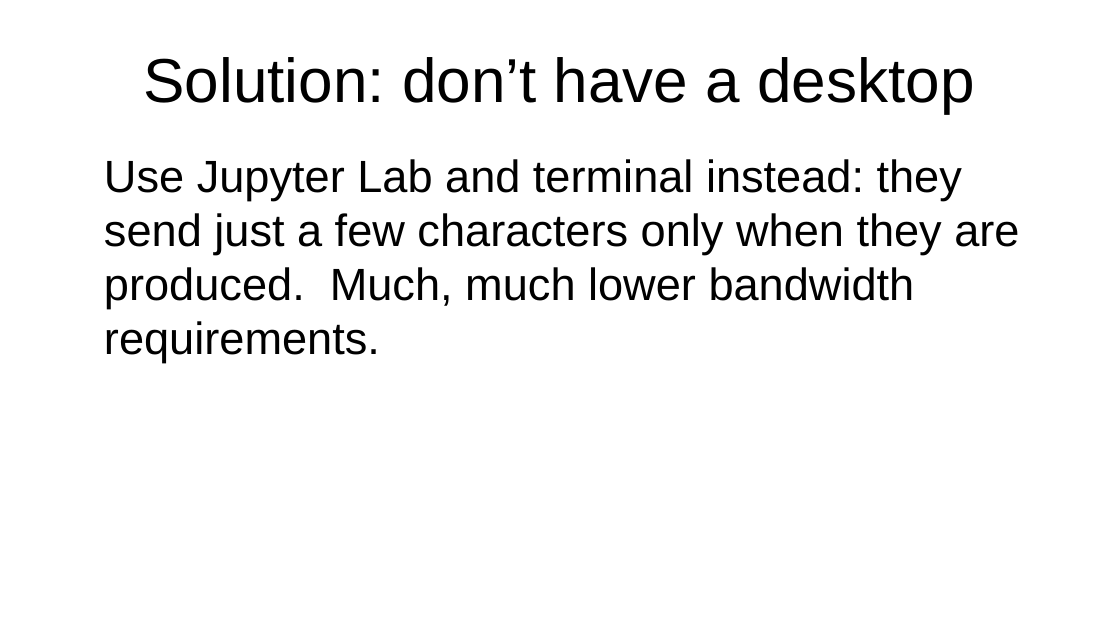
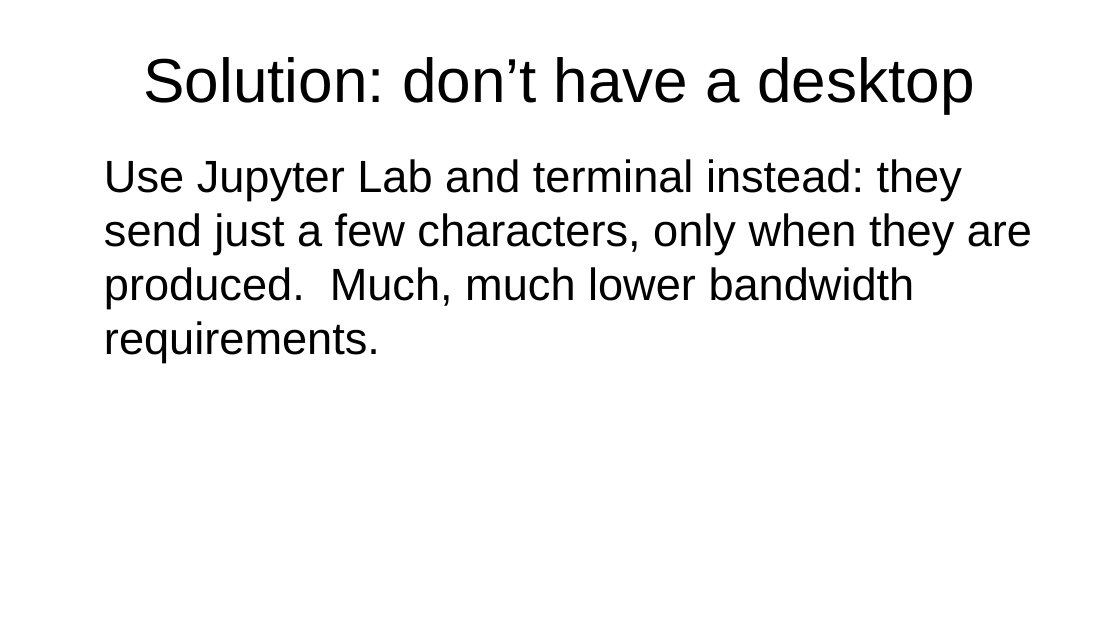
Before and after one commit to kperkins411/PCSE_595, a slide deck: slide 14 of content/Setting_up_cloud_machine.odp. Drawn at 1120x630 pixels with LibreOffice and Linux fonts; fonts in the diff are those of the drawing. Boxes give left, top, right and bottom in pixels: in the first picture for what was removed or moved away, otherwise in the second. Text is boxed around its words. In the diff, an @@ line names an element or a change of style, - is before the commit and + after.

```diff
--- a/content/Setting_up_cloud_machine.odp
+++ b/content/Setting_up_cloud_machine.odp
@@ text at bbox=[104, 159, 1032, 363]: text changed @@
-Use Jupyter Lab and terminal instead: they send just a few characters only when they are produced. Much, much lower bandwidth requirements.
+Use Jupyter Lab and terminal instead: they send just a few characters, only when they are produced. Much, much lower bandwidth requirements.
```
Also in this commit, not shown: 7 other slides changed, 4 other files.
